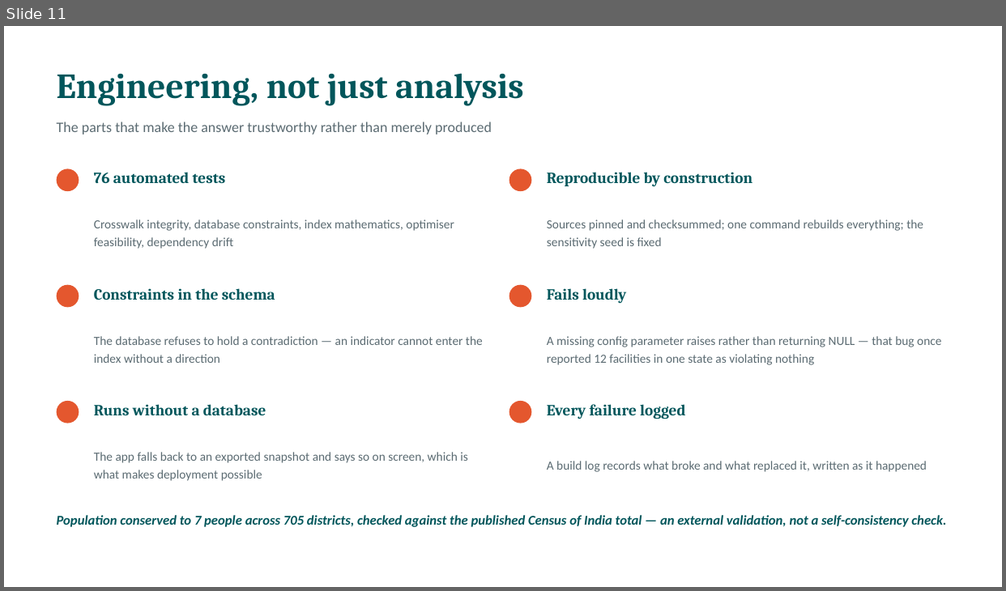
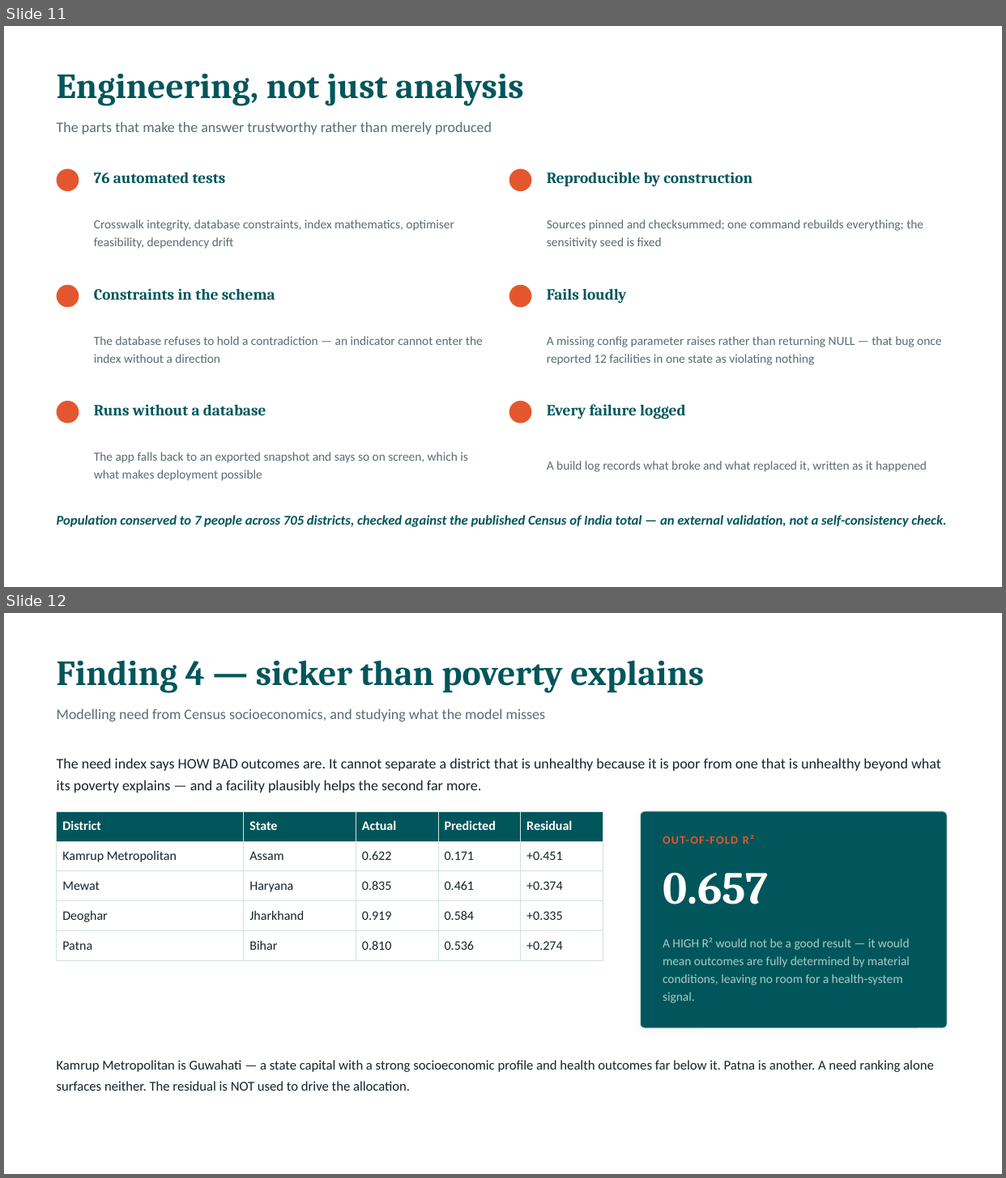
Before and after one commit to Manideep-Ram-Gunje/district-health-allocation, a slide deck: resources/Project_Deck.pptx. Shown one above the other, each under a label of ours: slide 11 before the commit, slides 11 and 12 after it. The pictures are 1006x591 and 1006x1178 pixels, drawn with LibreOffice and Linux fonts; fonts in the diff are those of the drawing. Boxes give left, top, right and bottom in pixels: in the first picture for what was removed or moved away, otherwise in the second. Text is boxed around its words. In the diff, an @@ line names an element or a change of style, - is before the commit and + after.

```diff
--- a/resources/Project_Deck.pptx
+++ b/resources/Project_Deck.pptx
@@ slide 12 added at [4,613,1002,1174], background #FFFFFF @@
@@ text added at [57,660,704,693], 34 pt, text #01565B, bold @@
+Finding 4 — sicker than poverty explains
@@ text added at [57,709,546,722], 14 pt, text #5B6B72 @@
+Modelling need from Census socioeconomics, and studying what the model misses
@@ text added at [57,758,941,793], 14 pt, text #16232A @@
+The need index says HOW BAD outcomes are. It cannot separate a district that is unhealthy because it is poor from one that is unhealthy beyond what its poverty explains — and a facility plausibly helps the second far more.
@@ table added at [57,811,603,953], 5 rows, 5 columns @@
+District | State | Actual | Predicted | Residual
+Kamrup Metropolitan | Assam | 0.622 | 0.171 | +0.451
+Mewat | Haryana | 0.835 | 0.461 | +0.374
+Deoghar | Jharkhand | 0.919 | 0.584 | +0.335
+Patna | Bihar | 0.810 | 0.536 | +0.274
@@ rounded rectangle added at [641,811,948,1029], fill #01565B, outline #D3E0DE 0.75 pt @@
@@ text added at [663,835,754,844], 11 pt, text #E4572E, bold @@
+OUT-OF-FOLD R²
@@ text added at [663,872,769,905], 44 pt, text #FFFFFF, bold @@
+0.657
@@ text added at [663,938,910,1003], 12 pt, text #A8CBC9 @@
+A HIGH R² would not be a good result — it would mean outcomes are fully determined by material conditions, leaving no room for a health-system signal.
@@ text added at [57,1060,934,1091], 13 pt, text #16232A @@
+Kamrup Metropolitan is Guwahati — a state capital with a strong socioeconomic profile and health outcomes far below it. Patna is another. A need ranking alone surfaces neither. The residual is NOT used to drive the allocation.
```
Also in this commit, not shown: 9 other files.
